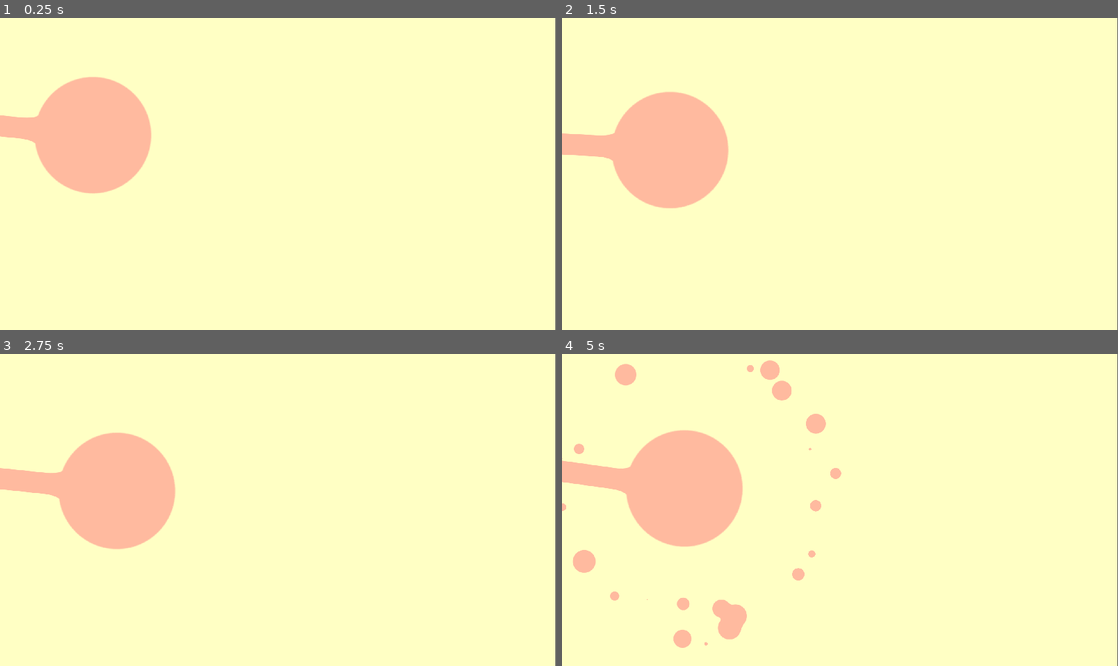
Above: before the commit, frames 1-4 (two rows, left to right).
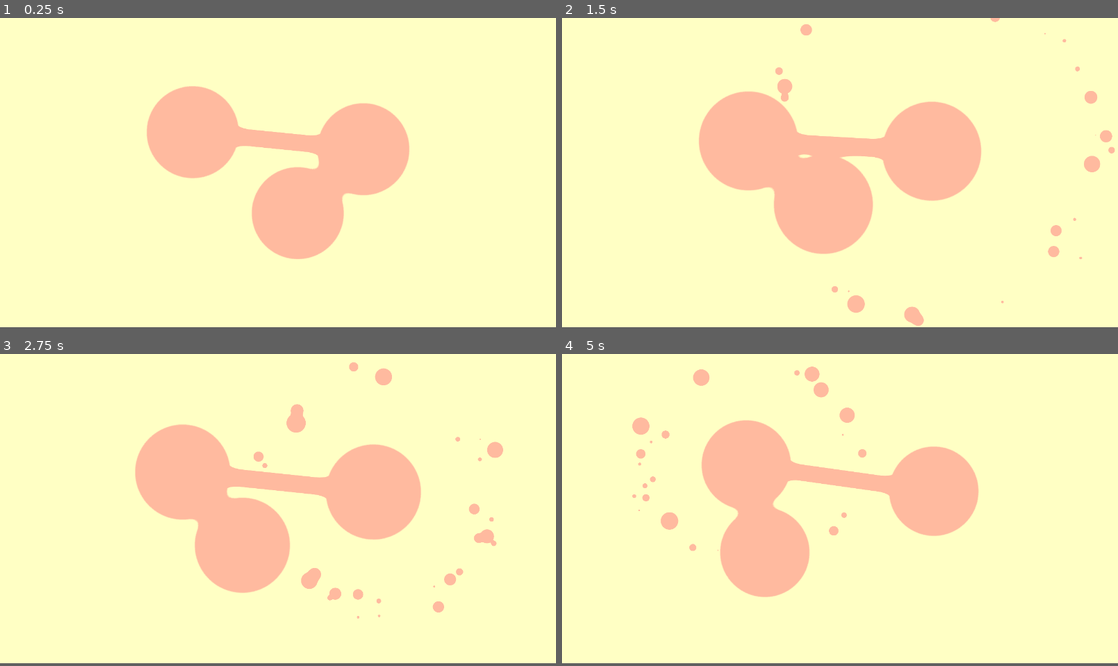
Above: after the commit, the same moments.

Repository: AlexeyBond/old-46-game
Game: Godot game, scene res://root.tscn
The game is run twice, just before and just after one commit, with the same random seed, the same clock (stepped at 60 frames per second) and the same inputs.
Inputs (mouse positions are in pixels of both pictures, inside the frame that each line leads up to):
- Up to frame 1 (0.25 s): no input
- Up to frame 2 (1.5 s): move the mouse to (962, 158) at 0.52 s; click (962, 158) at 0.6 s; move the mouse to (728, 189) at 1.27 s; click (728, 189) at 1.35 s
- Up to frame 3 (2.75 s): move the mouse to (333, 441) at 2.02 s; click (333, 441) at 2.1 s
- Up to frame 4 (5 s): move the mouse to (812, 572) at 2.77 s; click (812, 572) at 2.85 s; move the mouse to (1006, 556) at 3.52 s; click (1006, 556) at 3.6 s; move the mouse to (673, 463) at 4.27 s; click (673, 463) at 4.35 s
In our replay, the window is 799x449 before the commit and 800x445 after it. These sizes can differ from the game's own. Grey fills any space a smaller window leaves; there, only what the larger window draws over its background counts as a difference.

The runs differ from the first frame. In frame 1, 19% of the frame differs, in the area x 0-74%, y 18-78%; in frame 2, 21%, in the area x 0-100%, y 0-99%; in frame 3, 19%; in frame 4, 19%.
Error in both runs: Invalid call. Nonexistent function 'set_seed' in base 'Node2D (ball.tscn::1)'.

Commit message:
ffs

Diff:
--- a/ball.tscn
+++ b/ball.tscn
@@ -76,8 +76,9 @@
 
 func remove_link(link):
 	links.remove(links.find(link))
-	$RigidBody2D.linear_damp = 0.1
-	$RigidBody2D.linear_velocity = Vector2(0,rand_range(100, 300)).rotated(rand_range(0, 2.0*PI))
+	if links.size() == 0:
+		$RigidBody2D.linear_damp = 0.1
+		$RigidBody2D.linear_velocity = Vector2(0,rand_range(100, 300)).rotated(rand_range(0, 2.0*PI))
 
 func get_link_to(ball):
 	for link in links:
--- a/content-1.tscn
+++ b/content-1.tscn
@@ -81,7 +81,7 @@
 	var rect = Rect2(ch0pos, Vector2(0,0))
 	for ch in balls.get_children():
 		rect = rect.expand(ch.get_position())
-	return rect.grow(300)
+	return rect.grow(500)
 
 func start_drag(position):
 	return get_ball_at_point(position)
@@ -105,7 +105,6 @@
 	var lnk = linkscene.instance()
 	$links.add_child(lnk)
 	lnk.init(first_ball, second_ball)
-
 
 
 "
@@ -197,7 +196,6 @@
 group = 2
 
 [node name="ball3" parent="balls" instance=ExtResource( 1 )]
-visible = false
 position = Vector2( 25899.5, 17822.9 )
 group = 2
 
--- a/project.godot
+++ b/project.godot
@@ -21,9 +21,8 @@
 
 [display]
 
-window/size/width=1920
-window/size/height=1080
-window/size/borderless=true
+window/size/width=1366
+window/size/height=760
 window/size/fullscreen=true
 
 [input]
@@ -49,4 +48,5 @@
 quality/driver/driver_name="GLES2"
 vram_compression/import_etc=true
 vram_compression/import_etc2=false
+quality/filters/msaa=4
 environment/default_environment="res://default_env.tres"
--- a/root.tscn
+++ b/root.tscn
@@ -15,7 +15,8 @@
 
 # Called when the node enters the scene tree for the first time.
 func _ready():
-	pass # Replace with function body.
+	resize()
+	get_tree().get_root().connect(\"size_changed\", self, \"resize\")
 
 onready var viewer = get_node(\"ViewportContainer/Viewport/viewer\");
 onready var viewport: Viewport = get_node(\"ViewportContainer/Viewport\");
@@ -40,7 +41,6 @@
 func _process(delta):
 	var rect: Rect2 = content.get_intrest_rect()
 	var position = rect.position + rect.size * 0.5
-	viewer.set_position(position)
 
 	var zoom = max(
 		rect.size.x / viewport.size.x,
@@ -49,45 +49,73 @@
 
 	zoom = max(zoom, 1.0)
 
-	camera.zoom = Vector2(zoom, zoom)
-"
+	viewer.set_transform(Transform2D(0, position))
+
+	#camera.zoom = Vector2(zoom, zoom)
+	#camera.align()
+
+	viewport.set_global_canvas_transform(
+		Transform2D(
+			Vector2(1,0) * 1,
+			Vector2(0,1),
+			(-position + viewport.size * 0.5 * zoom) / Vector2(1, 1)
+		).scaled(Vector2.ONE / zoom)
+	)
+
+func resize():
+	var sz;
+	#sz = get_viewport_rect().size
+	sz = OS.get_window_size()
+	print ('rs', sz)
+	$ViewportContainer.set_end(sz)
+	$ViewportContainer/Viewport.set_size(sz)
+	$ColorRect.set_end(sz)
+
+
+
+	"
 
 [node name="Node2D" type="Node2D"]
 script = SubResource( 1 )
 
 [node name="ViewportContainer" type="ViewportContainer" parent="."]
-margin_right = 1913.0
-margin_bottom = 1088.0
+margin_right = 1920.0
+margin_bottom = 1080.0
+size_flags_horizontal = 11
+size_flags_vertical = 11
 stretch = true
 
 [node name="Viewport" type="Viewport" parent="ViewportContainer"]
-size = Vector2( 1913, 1088 )
+size = Vector2( 1920, 1080 )
 handle_input_locally = false
 disable_3d = true
 usage = 0
 render_target_update_mode = 3
 
-[node name="content" parent="ViewportContainer/Viewport" instance=ExtResource( 1 )]
-
 [node name="viewer" type="Node2D" parent="ViewportContainer/Viewport"]
 
 [node name="camera" type="Camera2D" parent="ViewportContainer/Viewport/viewer"]
-current = true
-zoom = Vector2( 2, 2 )
-limit_left = 0
-limit_top = 0
-limit_right = 50000
-limit_bottom = 50000
-limit_smoothed = true
-drag_margin_h_enabled = false
-drag_margin_v_enabled = false
-smoothing_enabled = true
+visible = false
+limit_left = -50000
+limit_top = -50000
+limit_right = 1000000
+limit_bottom = 1000000
 smoothing_speed = 100.0
-offset_h = 1.0
-drag_margin_left = 1.0
-drag_margin_top = 1.0
-drag_margin_right = 1.0
-drag_margin_bottom = 1.0
+offset_h = 0.01
+drag_margin_left = 0.07
+drag_margin_top = 0.1
+drag_margin_right = 0.09
+drag_margin_bottom = 0.08
+editor_draw_drag_margin = true
+
+[node name="ColorRect" type="ColorRect" parent="ViewportContainer/Viewport/viewer"]
+visible = false
+margin_left = -100.0
+margin_top = -100.0
+margin_right = 100.0
+margin_bottom = 100.0
+
+[node name="content" parent="ViewportContainer/Viewport" instance=ExtResource( 1 )]
 
 [node name="ColorRect" type="ColorRect" parent="."]
 material = ExtResource( 2 )
Not shown, added: export_presets.cfg
Not shown, added: export/.gitignore
